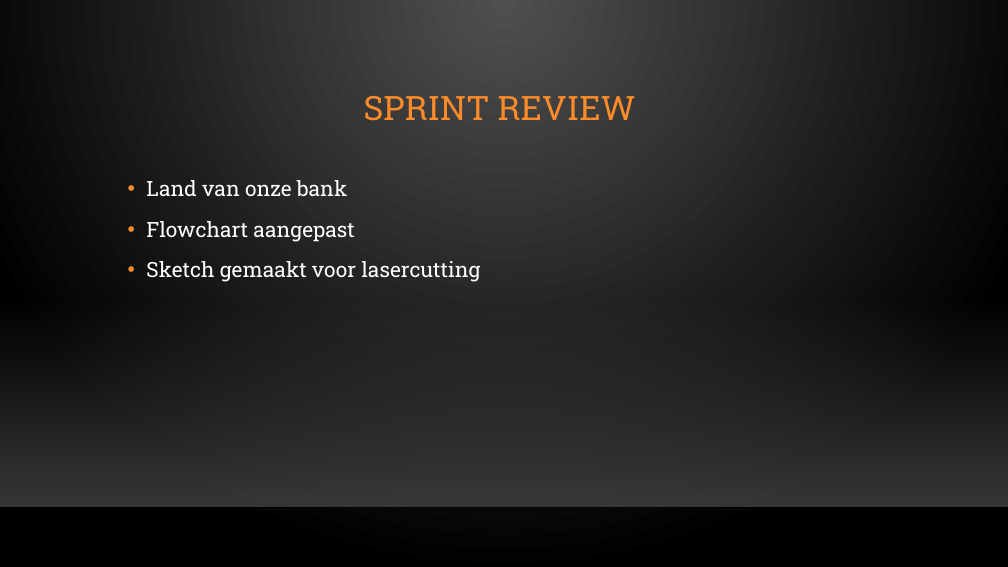
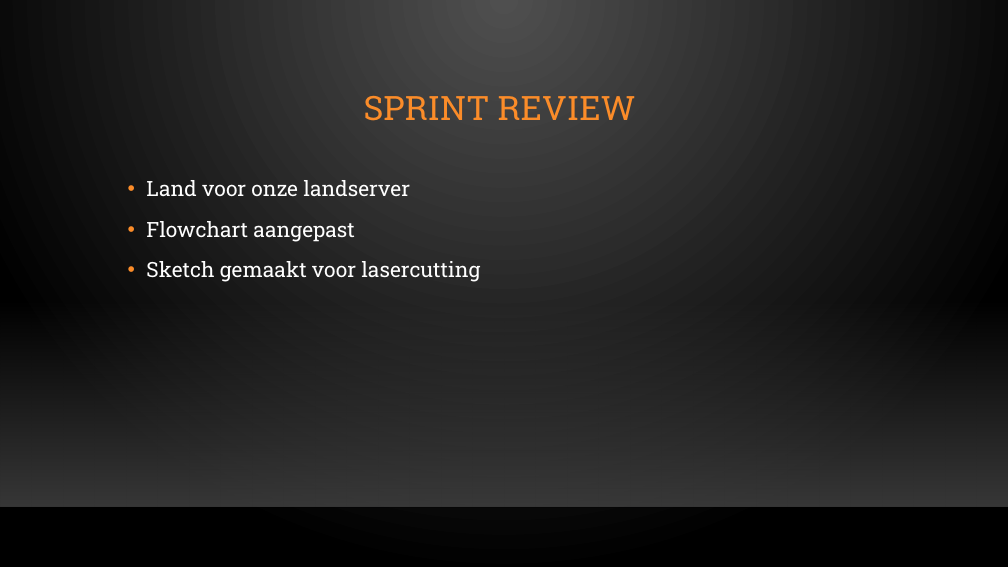
Before and after one commit to OG-netizen/Project-3-4, a slide deck: slide 2 of Sprint Planning/Scrum meeting 5.pptx. Drawn at 1008x567 pixels with LibreOffice and Linux fonts; fonts in the diff are those of the drawing; background and template pictures are left out. Boxes give left, top, right and bottom in pixels: in the first picture for what was removed or moved away, otherwise in the second. Text is boxed around its words. In the diff, an @@ line names an element or a change of style, - is before the commit and + after.

Commit message:
pp aangepast

```diff
--- a/Sprint Planning/Scrum meeting 5.pptx
+++ b/Sprint Planning/Scrum meeting 5.pptx
@@ text at (146, 180, 410, 196): text changed @@
-• Land van onze bank
+• Land voor onze landserver
```
